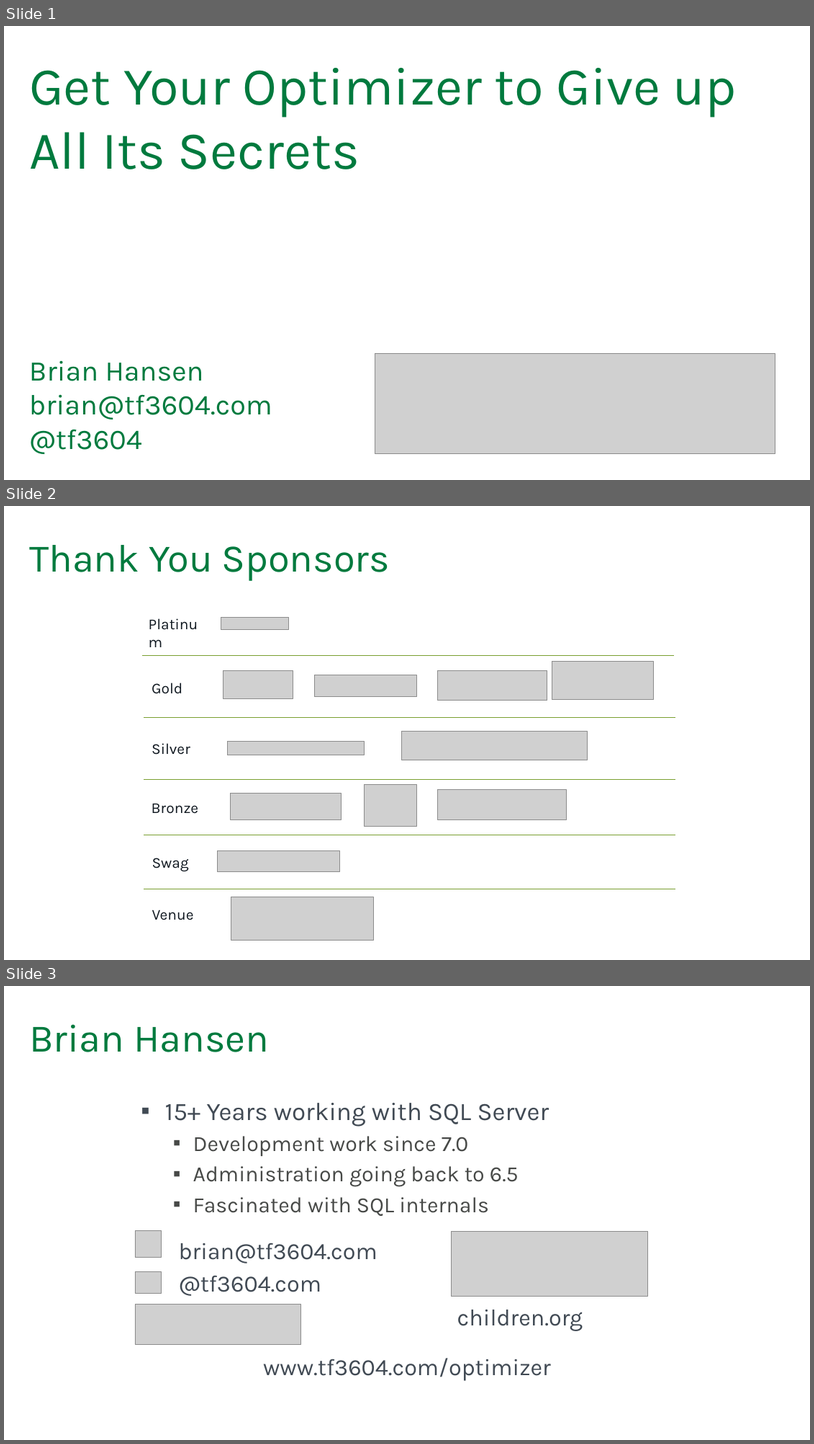
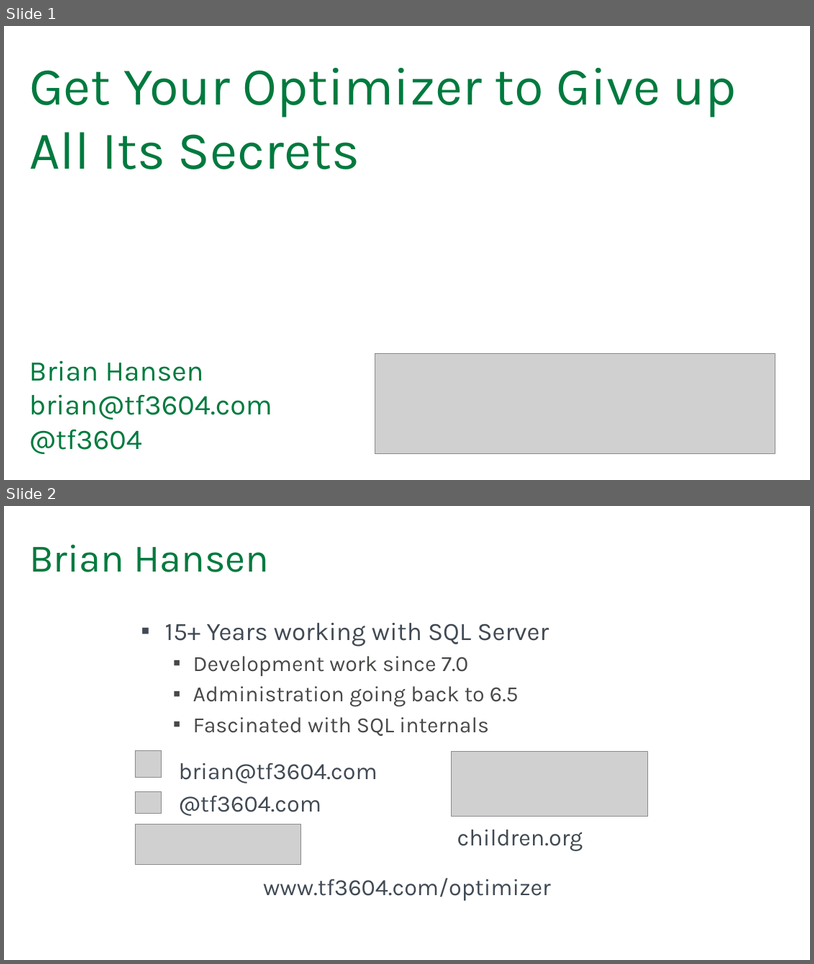
Before and after one commit to tf3604/OptimizerPresentation, a slide deck: Optimizer.pptx. Shown one above the other, each under a label of ours: slides 1, 2 and 3 before the commit, slides 1 and 2 after it. The pictures are 814x1444 and 814x964 pixels, drawn with LibreOffice and Linux fonts; fonts in the diff are those of the drawing; grey boxes stand for pictures; background and template pictures are left out. Boxes give left, top, right and bottom in pixels: in the first picture for what was removed or moved away, otherwise in the second. Text is boxed around its words. In the diff, an @@ line names an element or a change of style, - is before the commit and + after.

Commit message:
Remove event sponsor slides.

```diff
--- a/Optimizer.pptx
+++ b/Optimizer.pptx
@@ slide 2 removed at box(4, 506, 810, 960), background #FFFFFF @@
@@ title removed at box(29, 545, 390, 581) @@
-Thank You Sponsors
@@ text removed at box(142, 612, 217, 636) @@
-Platinum
@@ picture removed at box(221, 618, 289, 630) @@
@@ line removed from (142, 655) to (674, 655) @@
@@ picture removed at box(223, 670, 293, 699) @@
@@ picture removed at box(314, 675, 417, 697) @@
@@ picture removed at box(438, 670, 548, 700) @@
@@ picture removed at box(552, 661, 653, 699) @@
@@ text removed at box(152, 682, 183, 694) @@
-Gold
@@ line removed from (144, 716) to (676, 716) @@
@@ text removed at box(152, 743, 190, 754) @@
-Silver
@@ picture removed at box(227, 741, 364, 755) @@
@@ picture removed at box(402, 731, 588, 760) @@
@@ line removed from (144, 779) to (676, 779) @@
@@ picture removed at box(364, 785, 417, 826) @@
@@ text removed at box(152, 803, 199, 813) @@
-Bronze
@@ picture removed at box(231, 793, 341, 820) @@
@@ picture removed at box(438, 790, 566, 820) @@
@@ line removed from (144, 835) to (676, 835) @@
@@ picture removed at box(217, 850, 340, 872) @@
@@ text removed at box(152, 857, 189, 871) @@
-Swag
@@ line removed from (144, 889) to (676, 889) @@
@@ text removed at box(152, 909, 194, 920) @@
-Venue
@@ picture removed at box(232, 896, 373, 940) @@
@@ what was slide 3 is now slide 2 @@
```
